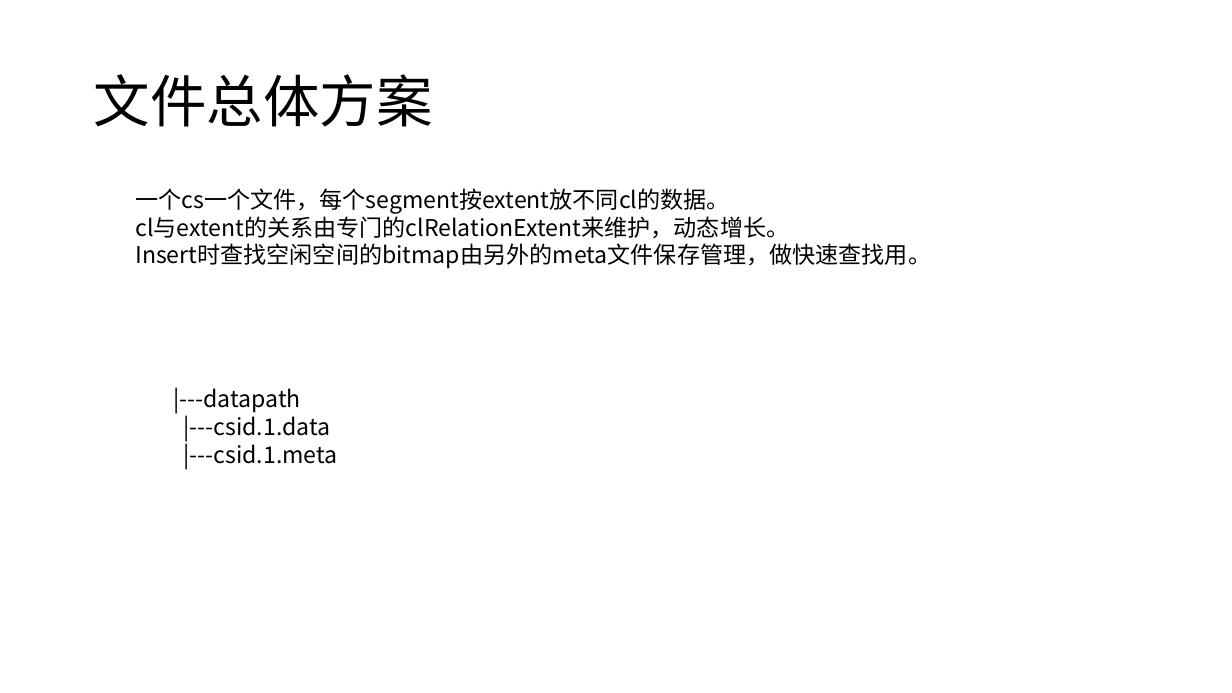
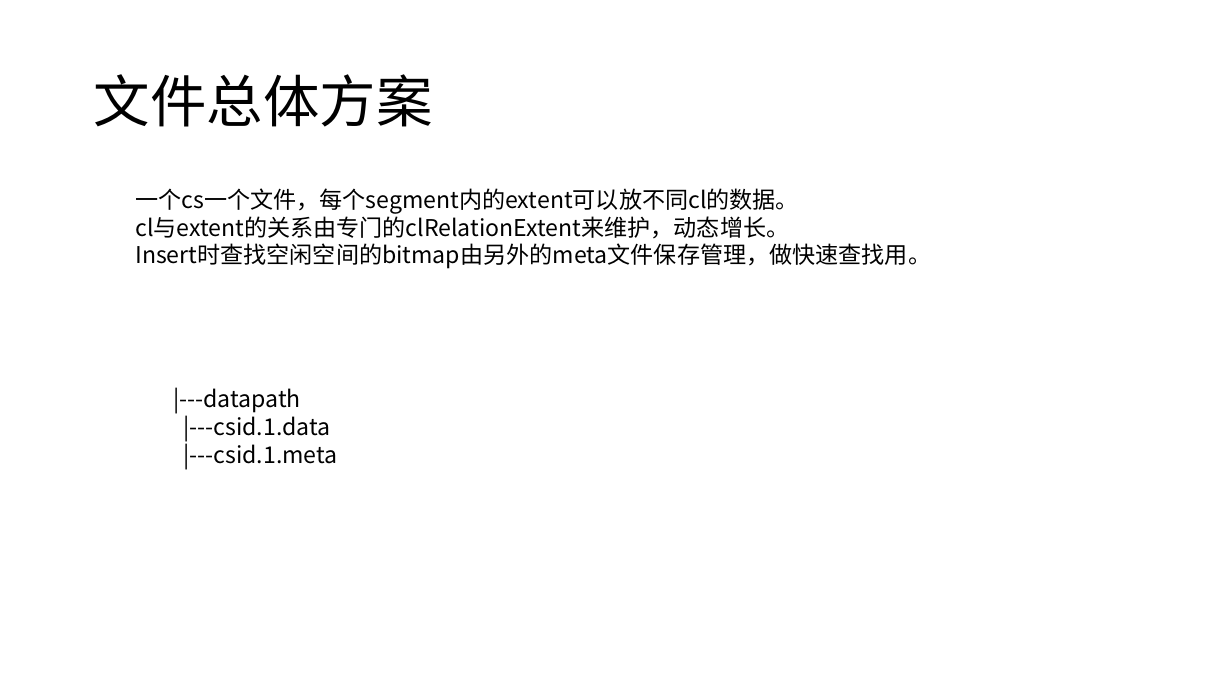
Before and after one commit to Vivian-hihi/SequoiaDB, a slide deck: slide 3 of internal_doc/03.开发设计/ACID/数据文件设计/数据文件设计讨论会20181220.pptx. Drawn at 1232x693 pixels with LibreOffice and Linux fonts; fonts in the diff are those of the drawing. Boxes give left, top, right and bottom in pixels: in the first picture for what was removed or moved away, otherwise in the second. Text is boxed around its words. In the diff, an @@ line names an element or a change of style, - is before the commit and + after.

```diff
--- a/internal_doc/03.开发设计/ACID/数据文件设计/数据文件设计讨论会20181220.pptx
+++ b/internal_doc/03.开发设计/ACID/数据文件设计/数据文件设计讨论会20181220.pptx
@@ text at box(135, 188, 799, 214): text changed @@
-一个cs一个文件，每个segment按extent放不同cl的数据。
+一个cs一个文件，每个segment内的extent可以放不同cl的数据。
```
Also in this commit, not shown: 5 other slides changed, 1 slide added, 2 slides removed.
